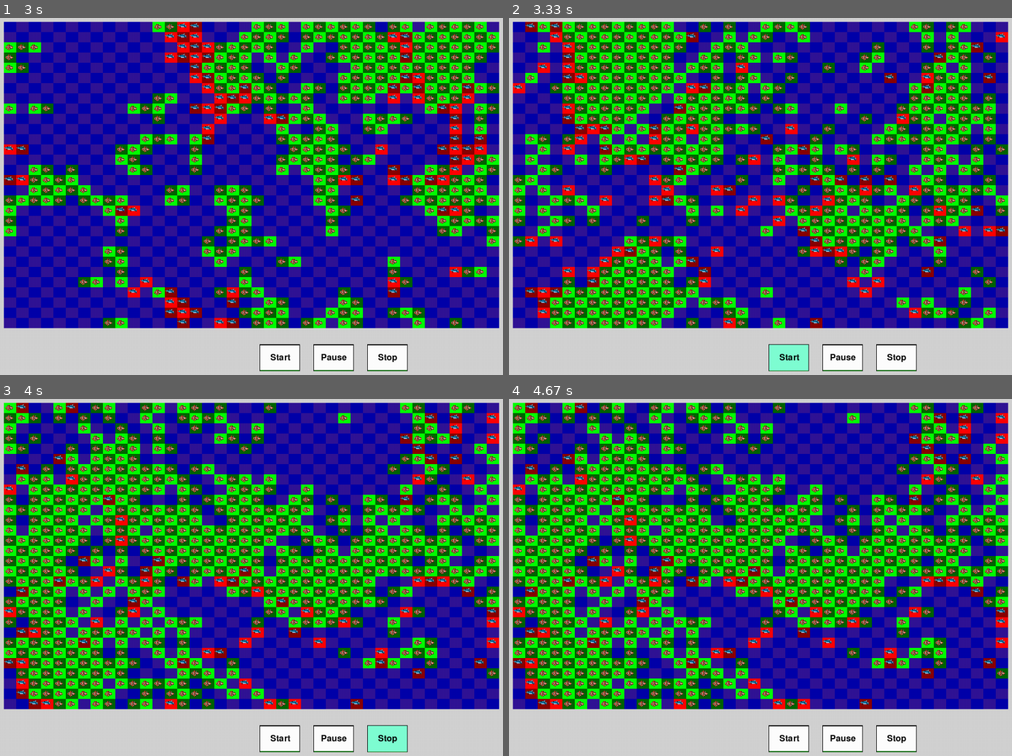
Above: before the commit, frames 1-4 (two rows, left to right).
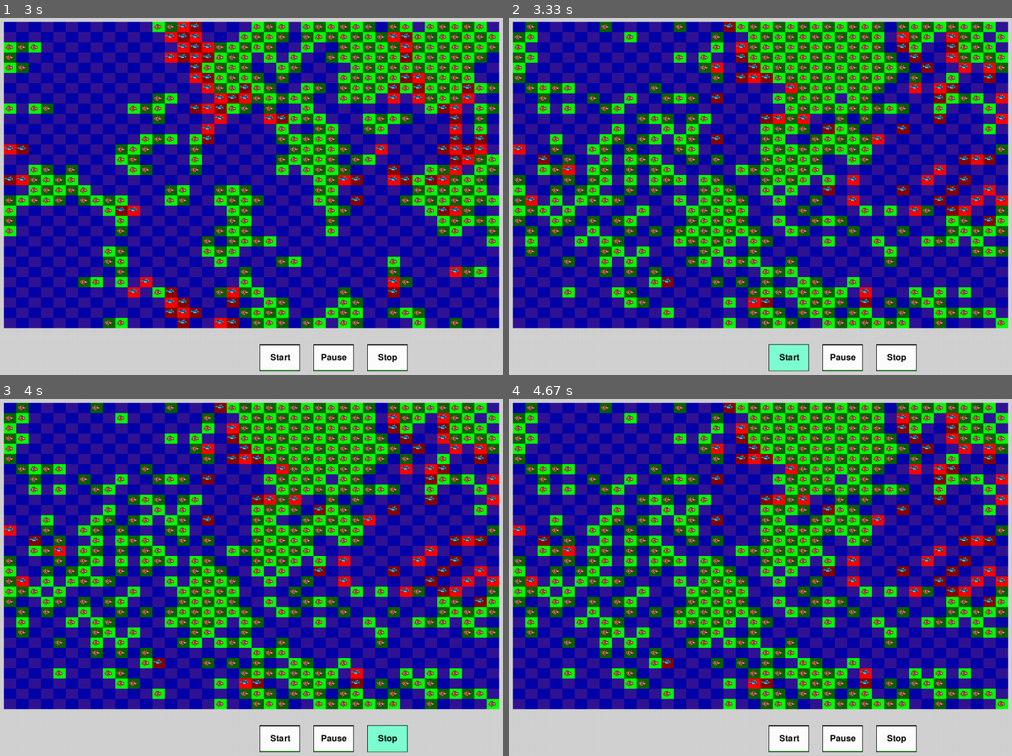
Above: after the commit, the same moments.

Repository: Khadaassi/Simplon_Wa-tor
Game: pygame game, started from main.py
The game is run twice, just before and just after one commit, with the same random seed, the same clock (stepped at 60 frames per second) and the same inputs.
Inputs (mouse positions are in pixels of both pictures, inside the frame that each line leads up to):
- Up to frame 1 (3 s): click (281, 357) at 1.38 s; click (321, 228) at 1.72 s
- Up to frame 2 (3.33 s): click (790, 357) at 3.05 s
- Up to frame 3 (4 s): click (171, 452) at 3.38 s; click (387, 738) at 3.72 s
- Up to frame 4 (4.67 s): click (966, 548) at 4.05 s

Frame 1 is identical in both runs. In frame 2, 52% of the frame differs, in the area x 0-100%, y 1-87%; in frame 3, 54%; in frame 4, 54%.

Commit message:
comments references to matplotlib

Diff:
--- a/main.py
+++ b/main.py
@@ -1,7 +1,7 @@
 import os
 import time
 
-from plot import plot_population
+#from plot import plot_population
 from configfile import *
 from world import World
 from WaTorDisplay import WaTorDisplay
@@ -67,10 +67,10 @@
             megalodon_population.append(world.megalodon_population)
             iterations.append(current_iteration)
 
-        if world.fish_population == 0 or world.shark_population == 0 or counter == 1000:
+        if world.fish_population == 0 or world.shark_population == 0 or counter == 100:
             break
 
-    plot_population(iterations, fish_population, shark_population, megalodon_population)
+    #plot_population(iterations, fish_population, shark_population, megalodon_population)
     while display.state != DisplayState.OUT:
         display.update_view(world)
 
Not shown, changed: .gitignore
